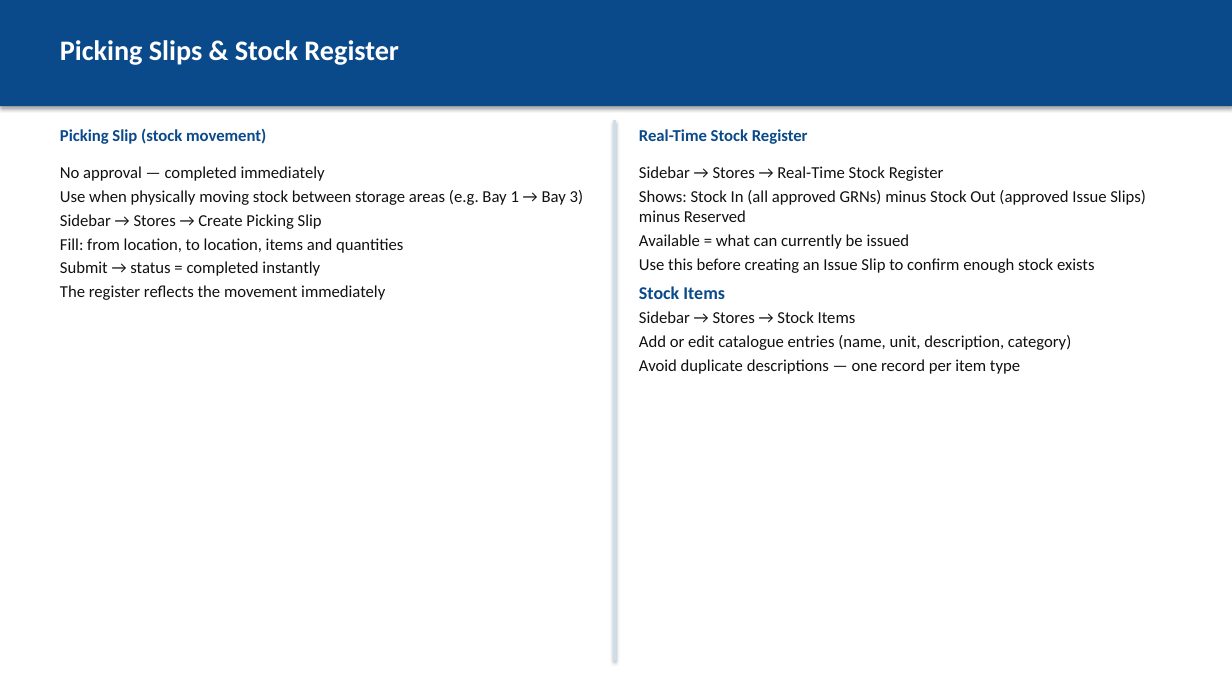
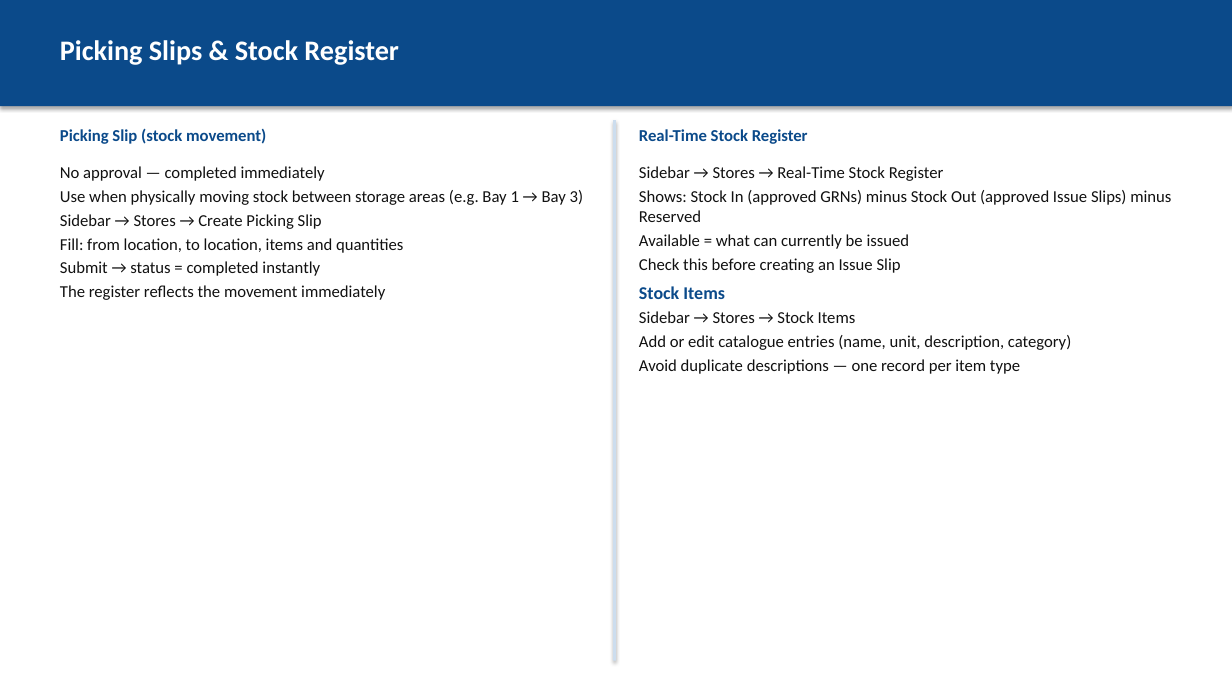
Before and after one commit to hetchsol/pras, a slide deck: slide 7 of docs/user-manual/06-stores-user.pptx (slide 6 before the commit). Drawn at 1232x693 pixels with LibreOffice and Linux fonts; fonts in the diff are those of the drawing. Boxes give left, top, right and bottom in pixels: in the first picture for what was removed or moved away, otherwise in the second. Text is boxed around its words. In the diff, an @@ line names an element or a change of style, - is before the commit and + after.

```diff
--- a/docs/user-manual/06-stores-user.pptx
+++ b/docs/user-manual/06-stores-user.pptx
@@ text at (639,190,1171,222): text changed @@
-Shows: Stock In (all approved GRNs) minus Stock Out (approved Issue Slips) minus Reserved
+Shows: Stock In (approved GRNs) minus Stock Out (approved Issue Slips) minus Reserved
@@ text at (639,258,901,273): text changed @@
-Use this before creating an Issue Slip to confirm enough stock exists
+Check this before creating an Issue Slip
```
Also in this commit, not shown: 4 other slides changed, 2 slides added, 2 other files.
